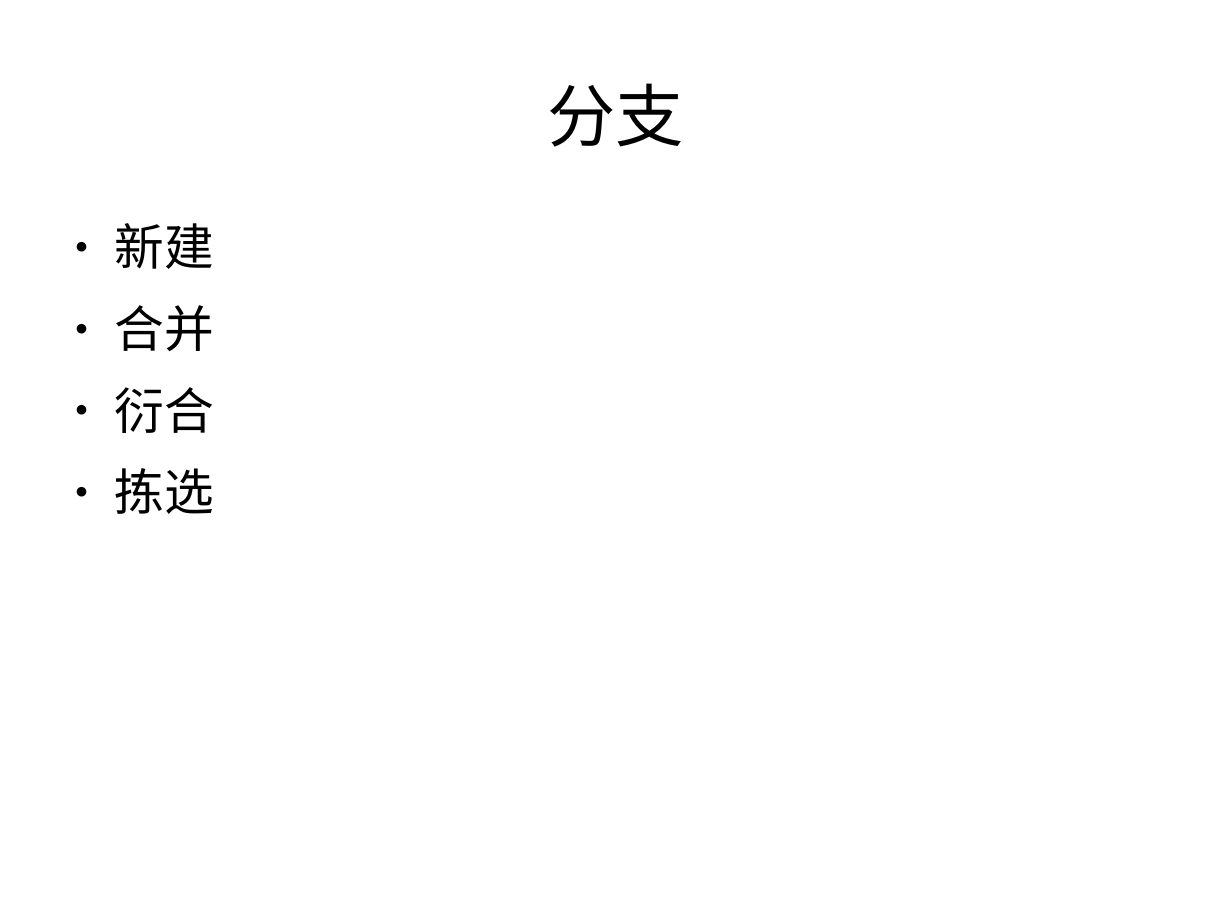
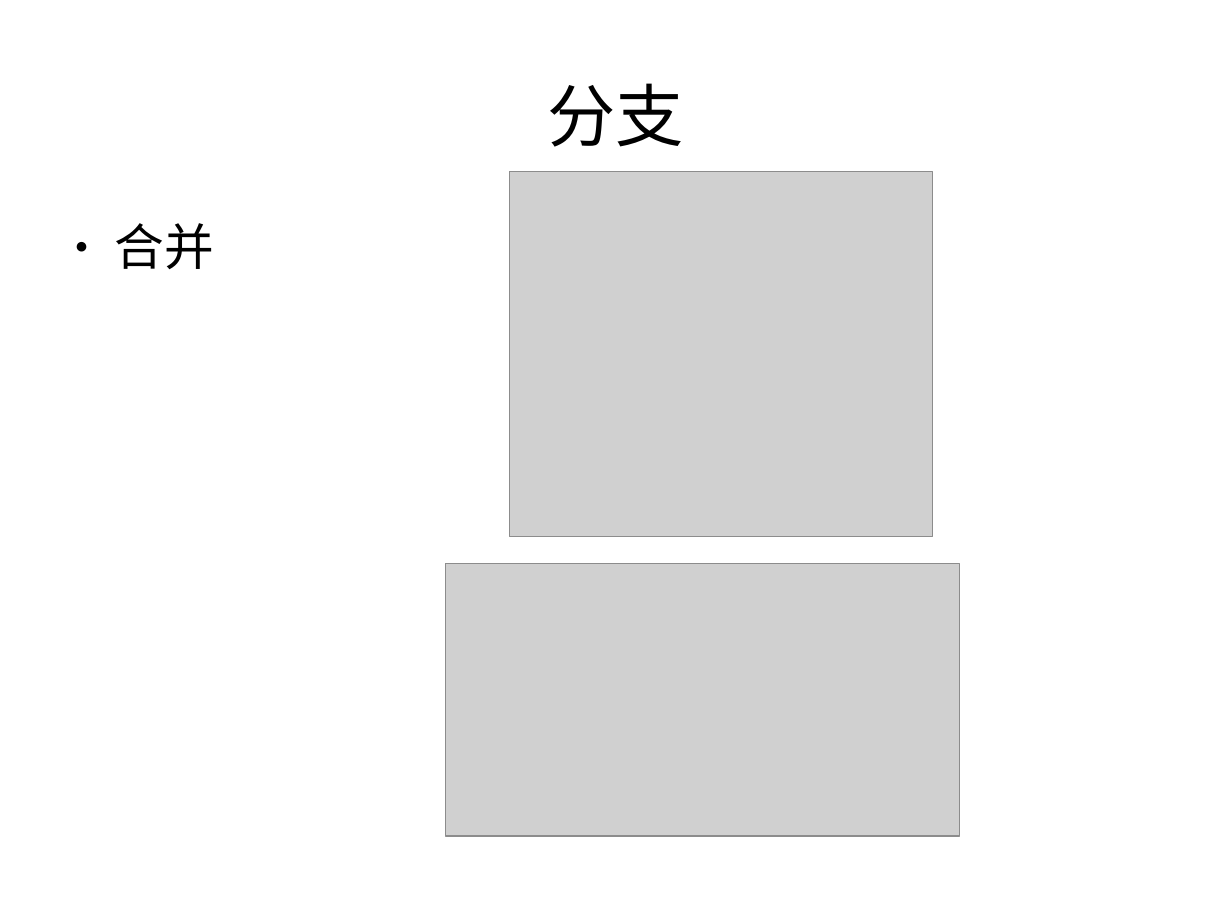
Before and after one commit to qintong91/RockerFmAndroid, a slide deck: slide 8 of git.odp (slide 7 before the commit). Drawn at 1232x924 pixels with LibreOffice and Linux fonts; fonts in the diff are those of the drawing; grey boxes stand for pictures. Boxes give left, top, right and bottom in pixels: in the first picture for what was removed or moved away, otherwise in the second. Text is boxed around its words. In the diff, an @@ line names an element or a change of style, - is before the commit and + after.

```diff
--- a/git.odp
+++ b/git.odp
@@ picture added at bbox=[510, 172, 934, 538] @@
@@ text at bbox=[114, 223, 213, 269]: paragraph removed @@
-● 新建
@@ text at bbox=[114, 387, 213, 514]: paragraphs removed @@
-● 衍合
-● 拣选
@@ picture added at bbox=[446, 563, 959, 836] @@
```
Also in this commit, not shown: 4 slides added, 1 slide removed, 6 other files.
